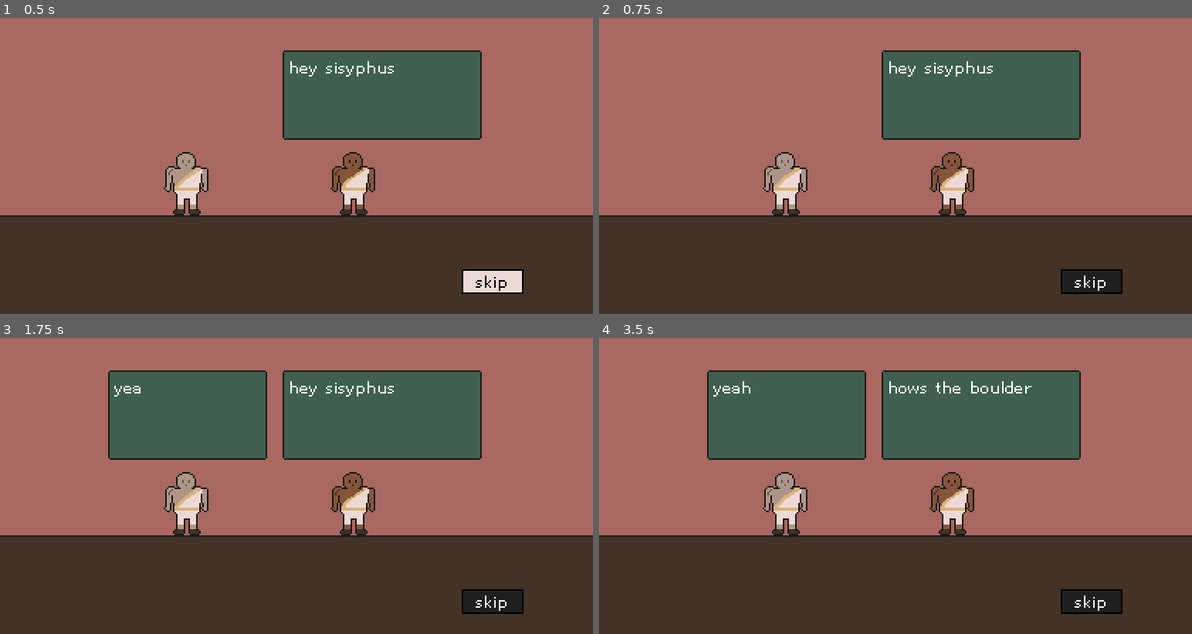
Above: before the commit, frames 1-4 (two rows, left to right).
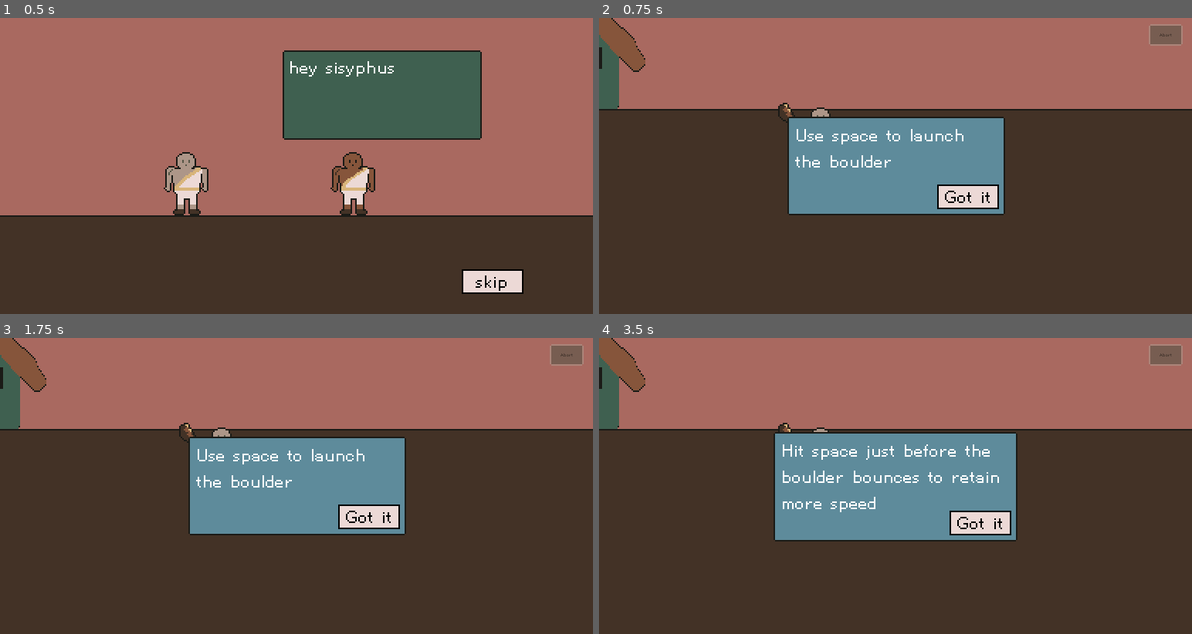
Above: after the commit, the same moments.

Repository: nolenroyalty/sisyphus-needs-a-nap
Game: Godot game, scene res://Intro/Intro.tscn
The game is run twice, just before and just after one commit, with the same random seed, the same clock (stepped at 60 frames per second) and the same inputs.
Inputs (mouse positions are in pixels of both pictures, inside the frame that each line leads up to):
- Up to frame 1 (0.5 s): no input
- Up to frame 2 (0.75 s): click "skip" at 0.5 s
- Up to frame 3 (1.75 s): click (492, 601) at 1.25 s, where only the run before the commit has a clickable "skip"
- Up to frame 4 (3.5 s): click (1168, 355) at 2 s, where only the run after the commit has a clickable "Abort"; click (966, 515) at 2.75 s, where only the run after the commit has a clickable "Got it"

Frame 1 is identical in both runs. In frame 2, 46% of the frame differs, in the area x 0-100%, y 0-94%; in frame 3, 51%; in frame 4, 52%.

Commit message:
Fix skip button, add boulder hit sound

Diff:
--- a/Flight/Flight.gd
+++ b/Flight/Flight.gd
@@ -30,7 +30,7 @@
 onready var bottom_bar : FlightBottomBar = $FlightBottomBar
 
 enum SUPERBOUNCE_STATE {NONE, BOUNCING}
-enum SOUNDS { BOUNCE, SUPERBOUNCE, PARACHUTE, SLINGSHOT }
+enum SOUNDS { LAUNCH, BOUNCE, SUPERBOUNCE, PARACHUTE, SLINGSHOT }
 enum LAUNCH_STATE { DISPLAYING_FACTS, AWAITING_LAUNCH, LAUNCHED, FROZEN }
 
 var velocity = Vector2()
@@ -136,6 +136,7 @@
 	# Probably doesn't matter.
 	var stream = null
 	match sound:
+		SOUNDS.LAUNCH: stream = load("res://sounds/launch1.wav")
 		SOUNDS.BOUNCE: stream = load("res://sounds/bounce1.wav")
 		SOUNDS.SUPERBOUNCE: stream = load("res://sounds/super1.wav")
 		SOUNDS.PARACHUTE: stream = load("res://sounds/parachute1.wav")
@@ -296,10 +297,14 @@
 	else:
 		bottom_bar.hide_landmark()
 
+func launch_boulder():
+	launch_state = LAUNCH_STATE.LAUNCHED
+	velocity = calculate_starting_velocity()
+	play_sound(SOUNDS.LAUNCH)
+
 func _physics_process(delta):
 	if Input.is_action_just_pressed("launch_boulder") and launch_state == LAUNCH_STATE.AWAITING_LAUNCH:
-		launch_state = LAUNCH_STATE.LAUNCHED
-		velocity = calculate_starting_velocity()
+		launch_boulder()
 
 	if launch_state != LAUNCH_STATE.LAUNCHED:
 		return
--- a/Intro/Intro.gd
+++ b/Intro/Intro.gd
@@ -10,6 +10,7 @@
 enum WHO { SISYPHUS, FRIEND }
 var s = WHO.SISYPHUS
 var f = WHO.FRIEND
+var have_finished = false
 
 var dialogue = [
 	["hey sisyphus", f],
@@ -41,6 +42,12 @@
 		WHO.SISYPHUS: return sisyphus_placeholder.rect_size
 		WHO.FRIEND: return friend_placeholder.rect_size
 
+func finished():
+	if have_finished: return
+	have_finished = true
+	emit_signal("all_dialogue_finished")
+	SceneChange.set_scene(SceneChange.SCENE_FLIGHT)
+
 func play_dialogue():
 	var prior = { WHO.SISYPHUS: null, WHO.FRIEND: null}
 
@@ -59,12 +66,12 @@
 		print("%s: %s" % [who, text])
 		yield(box, "dialogue_finished")
 		prior[who] = box
-	emit_signal("all_dialogue_finished")
-	SceneChange.set_scene(SceneChange.SCENE_FLIGHT)
+	finished()
+
 
 func skip_pressed():
 	print("dialogue skipped")
-	emit_signal("all_dialogue_finished")
+	finished()
 
 func _ready():
 	sisyphus_placeholder.hide()
Not shown, added: Sounds/launch1.wav.import
Not shown, added: Sounds/launch1.wav
